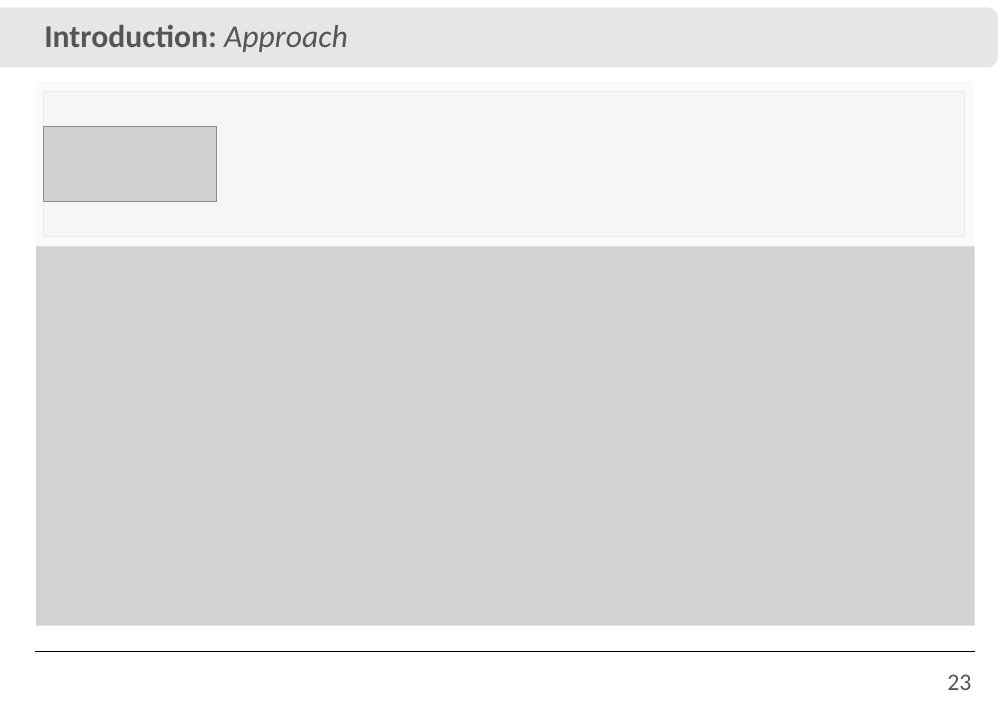
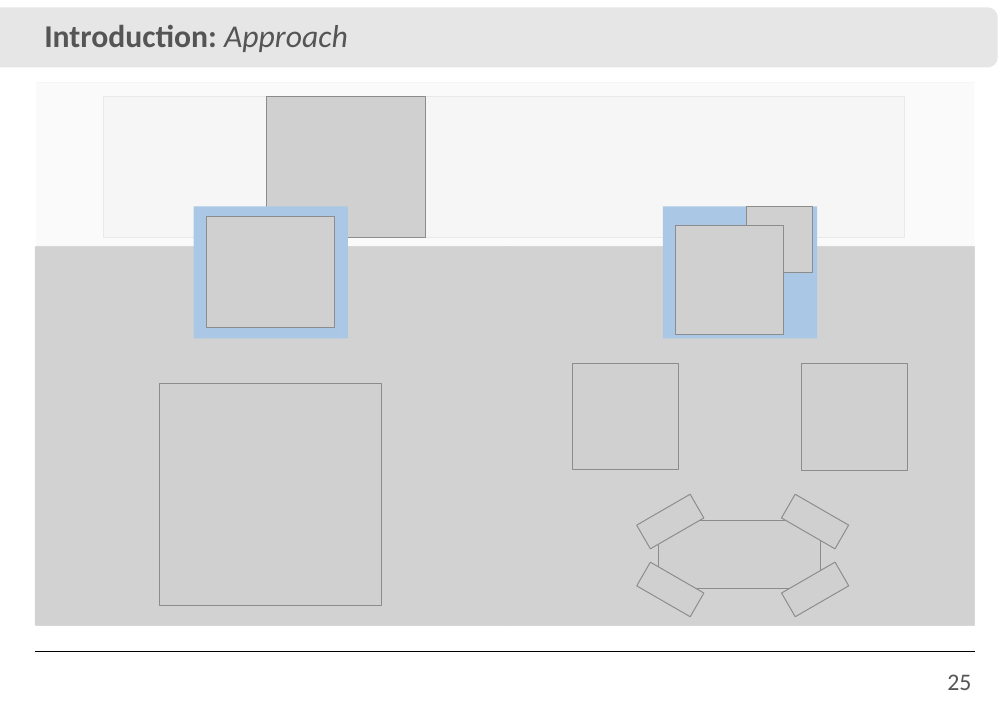
Before and after one commit to IvanRehder/Dissertacao, a slide deck: slide 25 of Apresentação/Apresentação.pptx (slide 23 before the commit). Drawn at 1008x713 pixels with LibreOffice and Linux fonts; fonts in the diff are those of the drawing; grey boxes stand for pictures; background and template pictures are left out. Boxes give left, top, right and bottom in pixels: in the first picture for what was removed or moved away, otherwise in the second. Text is boxed around its words. In the diff, an @@ line names an element or a change of style, - is before the commit and + after.

```diff
--- a/Apresentação/Apresentação.pptx
+++ b/Apresentação/Apresentação.pptx
@@ picture: place and size @@
-picture at [44,92,964,237]
+picture at [104,96,904,238]
@@ picture added at [267,96,426,238] @@
@@ picture removed at [44,126,217,201] @@
@@ rectangle added at [194,206,348,338], fill #AAC8E6 @@
@@ rectangle added at [663,206,817,338], fill #AAC8E6 @@
@@ picture added at [747,207,813,274] @@
@@ picture added at [207,217,335,328] @@
@@ picture added at [675,225,783,334] @@
@@ rectangle added at [35,246,507,625], fill #D2D2D2 @@
@@ rectangle added at [505,246,975,625], fill #D2D2D2 @@
@@ picture added at [160,383,381,604] @@
@@ group added at [572,363,907,617]: 7 pictures @@
@@ page number at [947,674,971,690]: text changed @@
-23
+25
```
Also in this commit, not shown: 15 other slides changed, 8 slides added, 3 slides removed, 47 other files.
